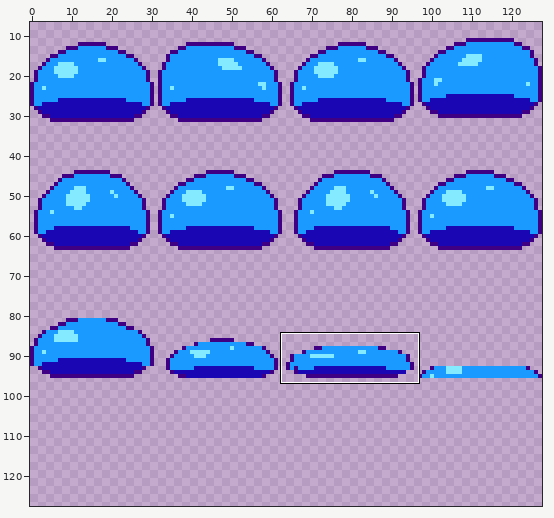
File history of a sprite sheet, Images/slime1.png. The first picture is a wide view before the edit; the outline marks the close-up.
Close-up. Old version:
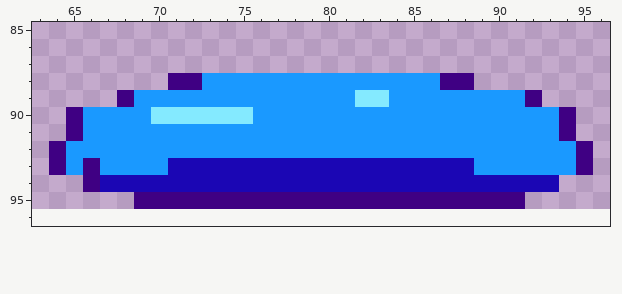
The file is 128x96 pixels. Shown: x 63..96, y 85..96. The old version is drawn lined up with the new one, on the new canvas. The wide view leaves out empty margins. The commit also changed other parts of the picture, which this record leaves out.
New version:
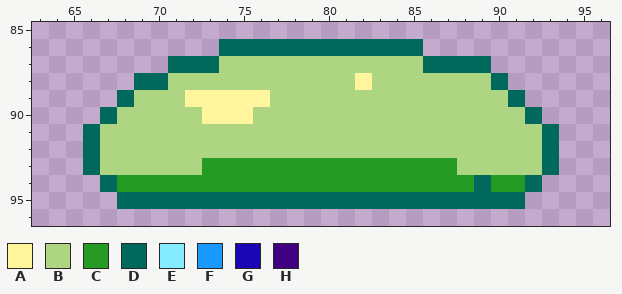
Palette (. is transparent): A #fff59d  B #aed581  C #259b24  D #00695c  E #84eaff  F #1a99ff  G #1b06b4  H #3f0083
Change:
canvas 128x96 -> 128x128
Changed rows in their new state; - is an unchanged pixel.
first column x 64:
86 ----------DDDDDDDDDDDD----------
87 -------DDDBBBBBBBBBBBBDDDD------
88 -----DDBBBBBBBBBBBABBBBBBBD-----
89 ----DBBBAAAAABBBBBBBBBBBBBBD.---
90 -..DBBBBBAAABBBBBBBBBBBBBBBBD..-
91 -.DBBBBBBBBBBBBBBBBBBBBBBBBBBD.-
92 ..DBBBBBBBBBBBBBBBBBBBBBBBBBBD..
93 ..DBBBBBBCCCCCCCCCCCCCCCBBBBBD..
94 --.DCCCCCCCCCCCCCCCCCCCCCDCCD.--
95 ----DDDDDDDDDDDDDDDDDDDDDDDD----
